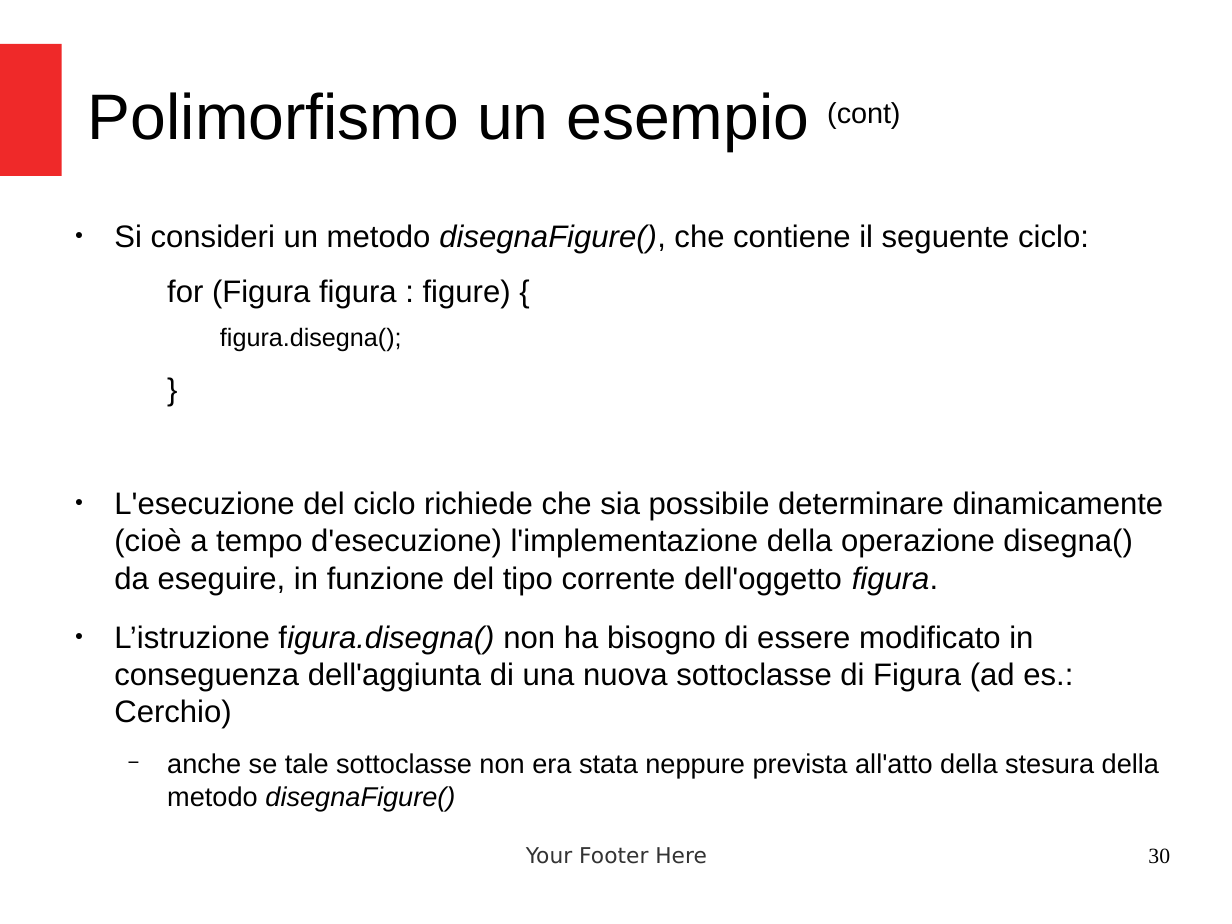
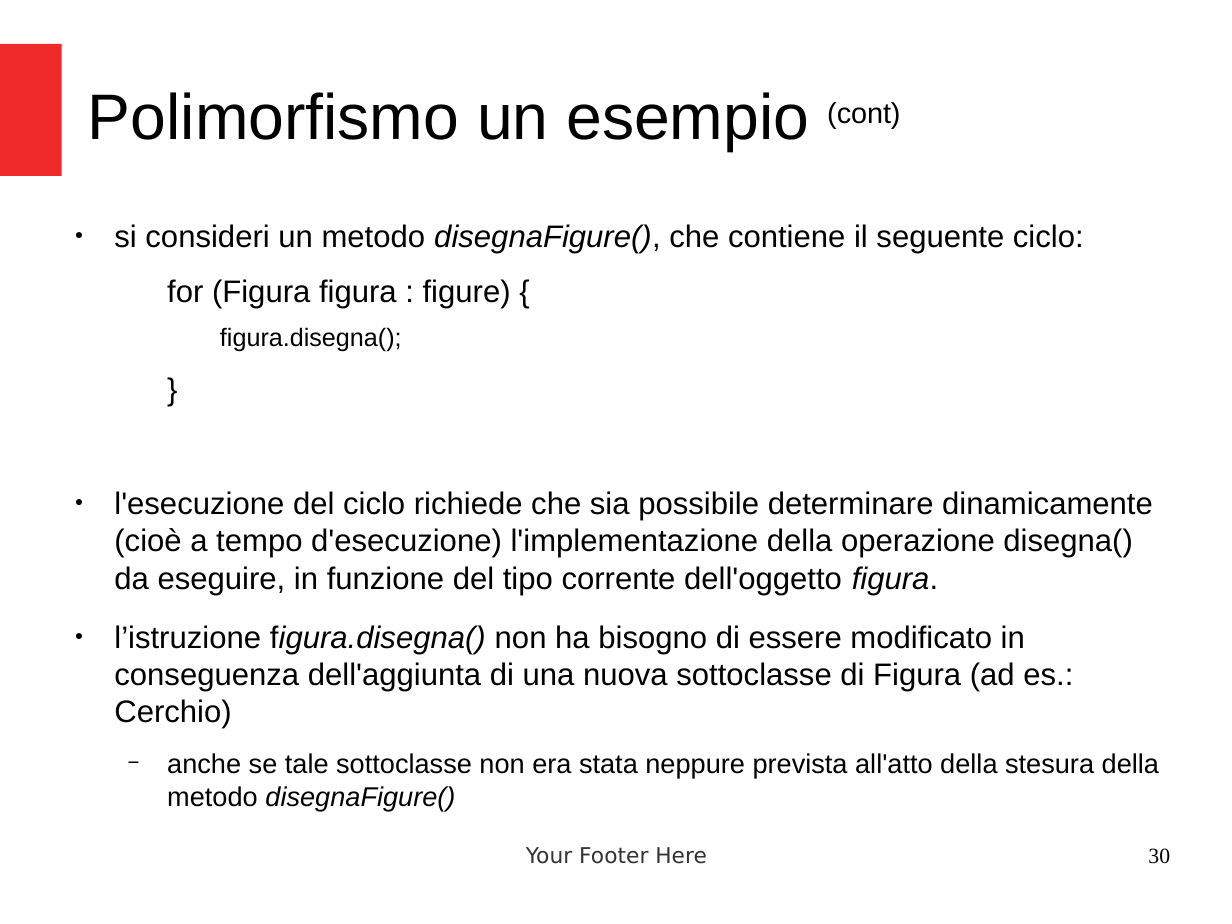
Before and after one commit to criluc/jdbc-tutorial, a slide deck: slide 30 of Introduzione a Java.odp. Drawn at 1232x924 pixels with LibreOffice and Linux fonts; fonts in the diff are those of the drawing. Boxes give left, top, right and bottom in pixels: in the first picture for what was removed or moved away, otherwise in the second. Text is boxed around its words. In the diff, an @@ line names an element or a change of style, - is before the commit and + after.

```diff
--- a/Introduzione a Java.odp
+++ b/Introduzione a Java.odp
@@ text at (x1=114, y1=224, x2=1084, y2=253): text changed @@
-● Si consideri un metodo disegnaFigure(), che contiene il seguente ciclo:
+● si consideri un metodo disegnaFigure(), che contiene il seguente ciclo:
@@ text at (x1=114, y1=491, x2=1153, y2=729): text changed @@
-● L'esecuzione del ciclo richiede che sia possibile determinare dinamicamente (cioè a tempo d'esecuzione) l'implementazione della operazione disegna() da eseguire, in funzione del tipo corrente dell'oggetto figura.
-● L’istruzione figura.disegna() non ha bisogno di essere modificato in conseguenza dell'aggiunta di una nuova sottoclasse di Figura (ad es.: Cerchio)
+● l'esecuzione del ciclo richiede che sia possibile determinare dinamicamente (cioè a tempo d'esecuzione) l'implementazione della operazione disegna() da eseguire, in funzione del tipo corrente dell'oggetto figura.
+● l’istruzione figura.disegna() non ha bisogno di essere modificato in conseguenza dell'aggiunta di una nuova sottoclasse di Figura (ad es.: Cerchio)
```
Also in this commit, not shown: 20 other slides changed, 2 other files.
